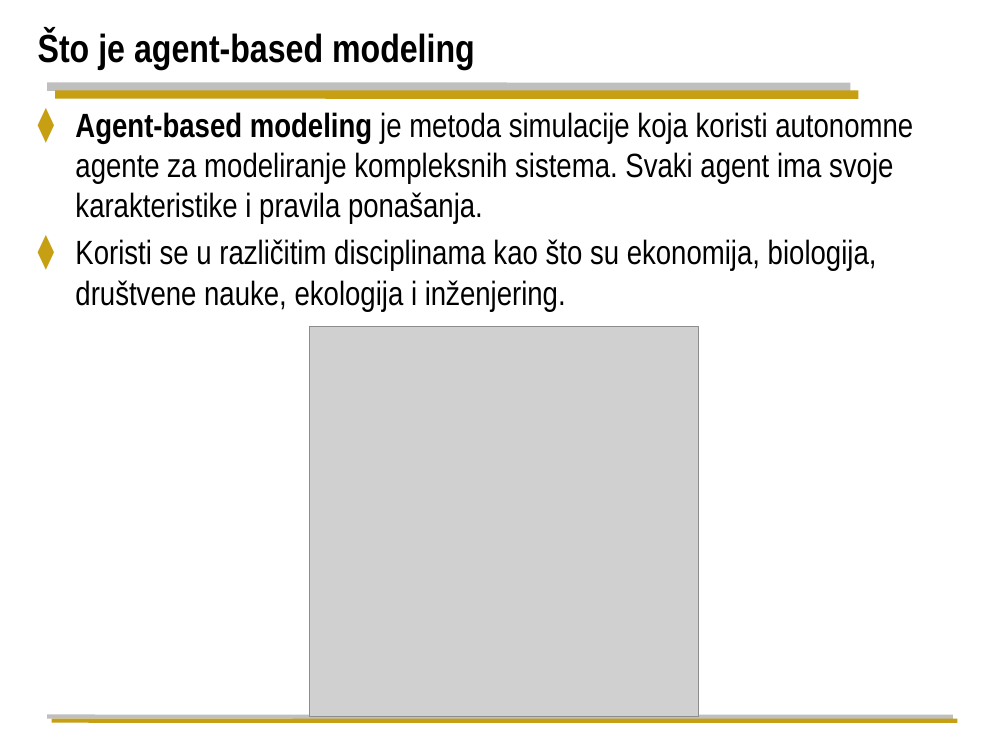
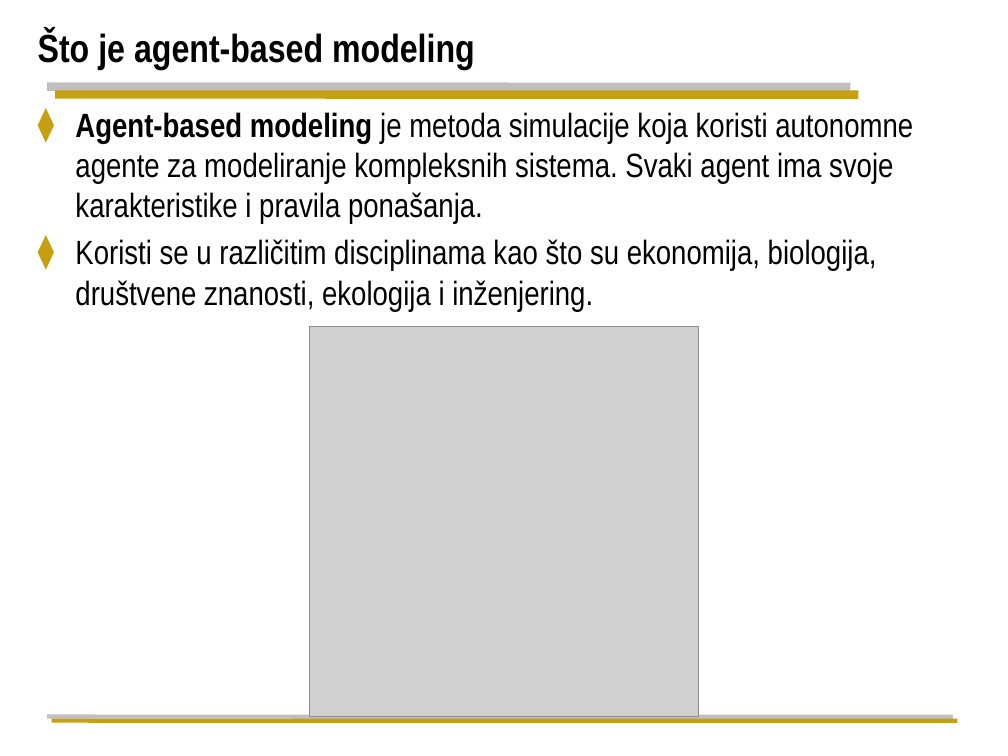
Before and after one commit to jtlicardo/abm, a slide deck: slide 4 of agent-based-modeling.pptx. Drawn at 1008x756 pixels with LibreOffice and Linux fonts; fonts in the diff are those of the drawing; grey boxes stand for pictures; background and template pictures are left out. Boxes give left, top, right and bottom in pixels: in the first picture for what was removed or moved away, otherwise in the second. Text is boxed around its words. In the diff, an @@ line names an element or a change of style, - is before the commit and + after.

```diff
--- a/agent-based-modeling.pptx
+++ b/agent-based-modeling.pptx
@@ text at (x1=75, y1=239, x2=877, y2=311): text changed @@
-⧫ Koristi se u različitim disciplinama kao što su ekonomija, biologija, društvene nauke, ekologija i inženjering.
+⧫ Koristi se u različitim disciplinama kao što su ekonomija, biologija, društvene znanosti, ekologija i inženjering.
```
Also in this commit, not shown: 3 other slides changed.
